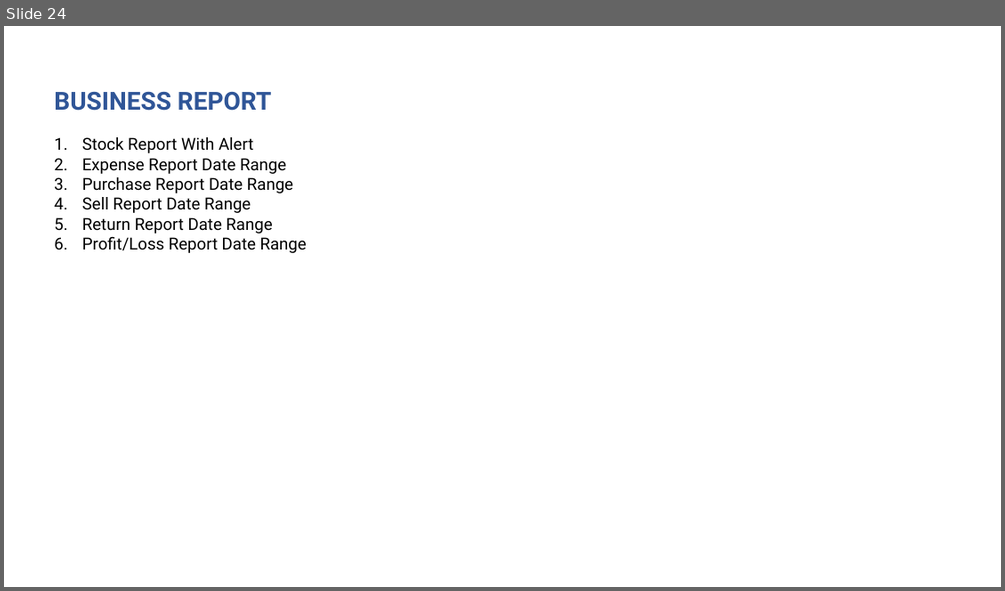
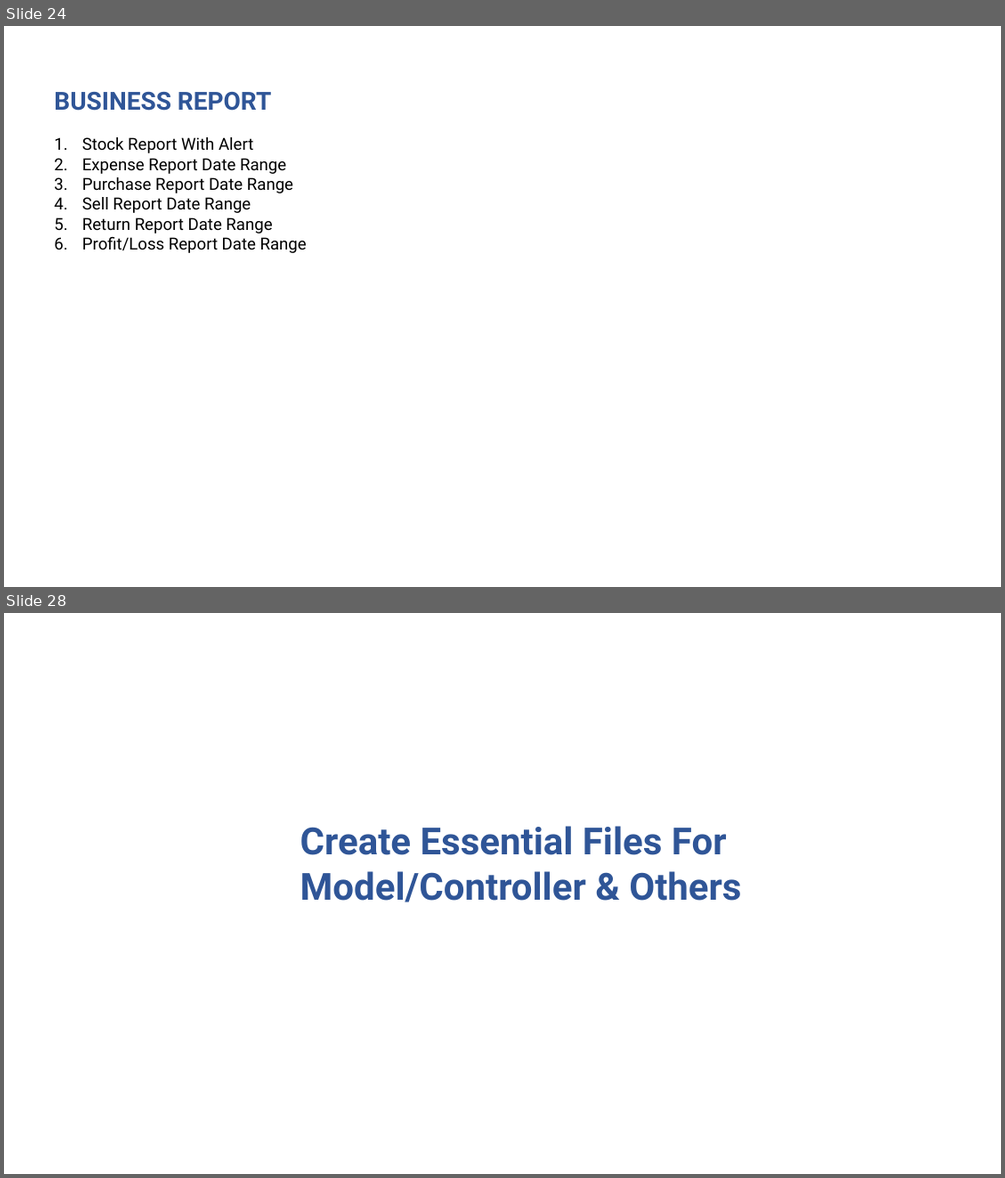
Before and after one commit to rupomsoft/MERN-STACK-Series, a slide deck: Inventory/PPT.pptx. Shown one above the other, each under a label of ours: slide 24 before the commit, slides 24 and 28 after it; the slides between them are not shown. The pictures are 1005x591 and 1005x1178 pixels, drawn with LibreOffice and Linux fonts; fonts in the diff are those of the drawing. Boxes give left, top, right and bottom in pixels: in the first picture for what was removed or moved away, otherwise in the second. Text is boxed around its words. In the diff, an @@ line names an element or a change of style, - is before the commit and + after.

```diff
--- a/Inventory/PPT.pptx
+++ b/Inventory/PPT.pptx
@@ slide 28 added at [4, 613, 1001, 1174], background #FFFFFF @@
@@ text added at [300, 826, 741, 902], 36 pt, text #2F5597, bold @@
+Create Essential Files For
+Model/Controller & Others
```
Also in this commit, not shown: 5 other slides added, 1 other file.
